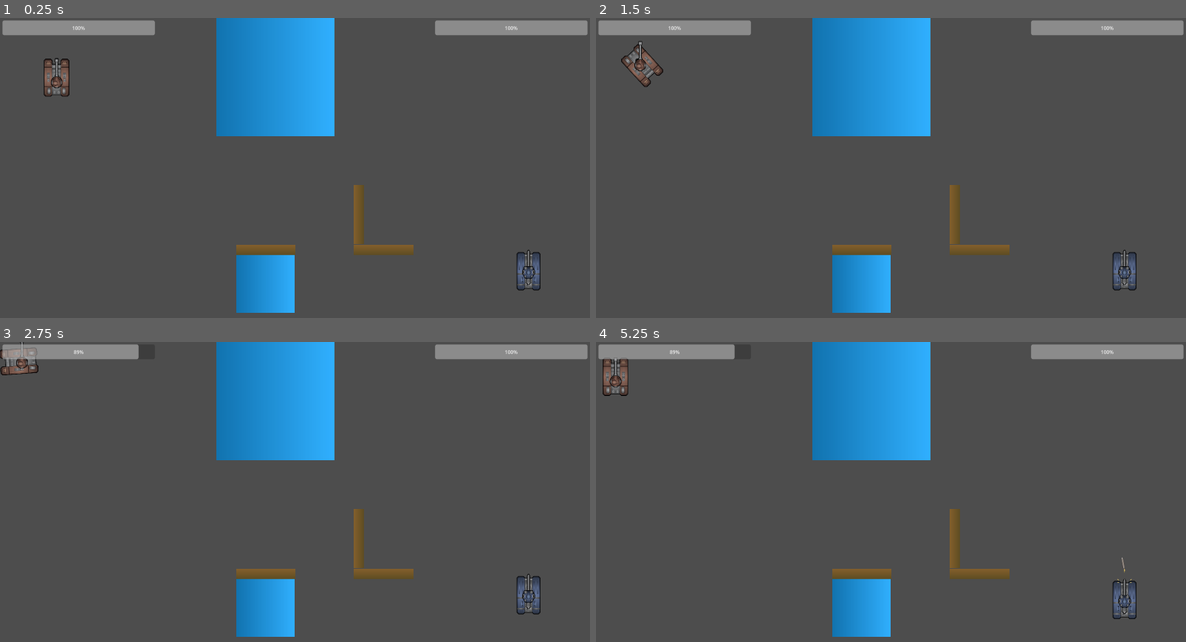
Above: before the commit, frames 1-4 (two rows, left to right).
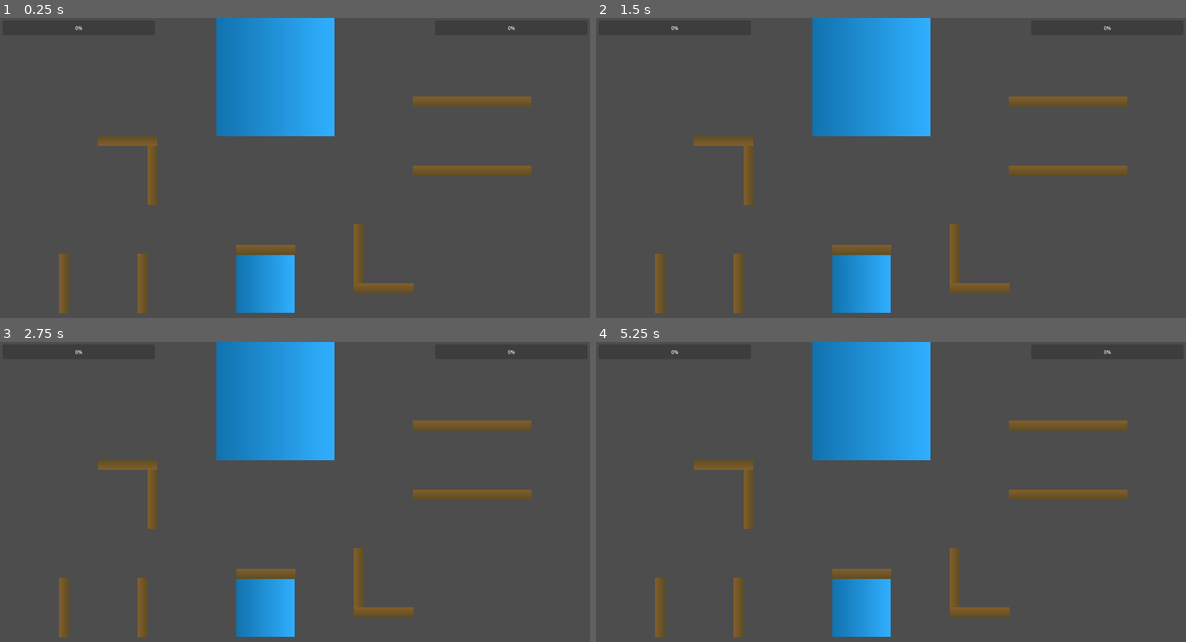
Above: after the commit, the same moments.

Repository: tinao-alt/Miko
Game: Godot game, scene res://battle_arena.tscn
Same seed, same stepped clock (60 frames per second), same inputs: the game is played once before the commit and once after it.
Inputs:
- Up to frame 1 (0.25 s): no input
- Up to frame 2 (1.5 s): tap Enter at 0.5 s; hold D (p1_right) 0.53-1.28 s; tap G (p1_aim_left) at 0.6 s; hold S (p1_backward) from 1.28 s (still down); tap J (p1_aim_right) at 1.35 s
- Up to frame 3 (2.75 s): release S (p1_backward) at 2.03 s; hold D (p1_right) from 2.03 s (still down); hold H (p1_fire) from 2.03 s (still down)
- Up to frame 4 (5.25 s): release D (p1_right) at 2.78 s; release H (p1_fire) at 2.78 s; hold W (p1_forward) 2.78-3.53 s; tap Keypad 1 (p2_aim_left) at 2.85 s; tap Space at 3.5 s; hold A (p1_left) 3.53-5.03 s; tap Keypad 3 (p2_aim_right) at 3.6 s; tap Down (p2_backward) at 4.35 s; hold S (p1_backward) from 5.03 s (still down); hold Keypad 2 (p2_fire) from 5.03 s (still down)

The runs differ from the first frame. In frame 1, 7.0% of the frame differs, in the area x 0-100%, y 0-99%; in frame 2, 7.0%; in frame 3, 6.7%; in frame 4, 6.9%.

Commit message:
small changes

Diff:
--- a/battle-bots/battle_arena.tscn
+++ b/battle-bots/battle_arena.tscn
@@ -1,7 +1,4 @@
-[gd_scene load_steps=10 format=3 uid="uid://baf1xatkw0m7f"]
-
-[ext_resource type="PackedScene" uid="uid://06e6atf0kips" path="res://tank1/tank.tscn" id="1_4t7g4"]
-[ext_resource type="PackedScene" uid="uid://dueedj5r8vdo2" path="res://tank2/tank.tscn" id="2_70rpv"]
+[gd_scene load_steps=8 format=3 uid="uid://baf1xatkw0m7f"]
 
 [sub_resource type="WorldBoundaryShape2D" id="WorldBoundaryShape2D_70rpv"]
 
@@ -108,7 +105,7 @@
 texture = SubResource("GradientTexture2D_bx1f6")
 
 [node name="Wall2" type="StaticBody2D" parent="Walls"]
-position = Vector2(1248, 755)
+position = Vector2(1248, 880)
 rotation = 1.5707964
 scale = Vector2(0.25, 1.5)
 collision_layer = 4
@@ -124,7 +121,7 @@
 texture = SubResource("GradientTexture2D_bx1f6")
 
 [node name="Wall3" type="StaticBody2D" parent="Walls"]
-position = Vector2(1168, 640)
+position = Vector2(1168, 768)
 scale = Vector2(0.25, 1.5)
 collision_layer = 4
 collision_mask = 3
@@ -134,6 +131,131 @@
 shape = SubResource("RectangleShape2D_bx1f6")
 
 [node name="Sprite2D" type="Sprite2D" parent="Walls/Wall3"]
+position = Vector2(-6.1035156e-05, -0.5)
+scale = Vector2(1.9999981, 2.015625)
+texture = SubResource("GradientTexture2D_bx1f6")
+
+[node name="Wall4" type="StaticBody2D" parent="Walls"]
+position = Vector2(495.99994, 512)
+scale = Vector2(0.25, 1.5)
+collision_layer = 4
+collision_mask = 3
+metadata/_edit_group_ = true
+
+[node name="CollisionShape2D" type="CollisionShape2D" parent="Walls/Wall4"]
+shape = SubResource("RectangleShape2D_bx1f6")
+
+[node name="Sprite2D" type="Sprite2D" parent="Walls/Wall4"]
+position = Vector2(-6.1035156e-05, -0.5)
+scale = Vector2(1.9999981, 2.015625)
+texture = SubResource("GradientTexture2D_bx1f6")
+
+[node name="Wall5" type="StaticBody2D" parent="Walls"]
+position = Vector2(416, 400)
+rotation = -1.5707964
+scale = Vector2(0.25, 1.5)
+collision_layer = 4
+collision_mask = 3
+metadata/_edit_group_ = true
+
+[node name="CollisionShape2D" type="CollisionShape2D" parent="Walls/Wall5"]
+shape = SubResource("RectangleShape2D_bx1f6")
+
+[node name="Sprite2D" type="Sprite2D" parent="Walls/Wall5"]
+position = Vector2(-6.1035156e-05, -0.5)
+scale = Vector2(1.9999981, 2.015625)
+texture = SubResource("GradientTexture2D_bx1f6")
+
+[node name="Wall6" type="StaticBody2D" parent="Walls"]
+position = Vector2(1440, 496)
+rotation = 1.5707964
+scale = Vector2(0.25, 1.5)
+collision_layer = 4
+collision_mask = 3
+metadata/_edit_group_ = true
+
+[node name="CollisionShape2D" type="CollisionShape2D" parent="Walls/Wall6"]
+shape = SubResource("RectangleShape2D_bx1f6")
+
+[node name="Sprite2D" type="Sprite2D" parent="Walls/Wall6"]
+position = Vector2(-6.1035156e-05, -0.5)
+scale = Vector2(1.9999981, 2.015625)
+texture = SubResource("GradientTexture2D_bx1f6")
+
+[node name="Wall7" type="StaticBody2D" parent="Walls"]
+position = Vector2(1632, 496)
+rotation = 1.5707964
+scale = Vector2(0.25, 1.5)
+collision_layer = 4
+collision_mask = 3
+metadata/_edit_group_ = true
+
+[node name="CollisionShape2D" type="CollisionShape2D" parent="Walls/Wall7"]
+shape = SubResource("RectangleShape2D_bx1f6")
+
+[node name="Sprite2D" type="Sprite2D" parent="Walls/Wall7"]
+position = Vector2(-6.1035156e-05, -0.5)
+scale = Vector2(1.9999981, 2.015625)
+texture = SubResource("GradientTexture2D_bx1f6")
+
+[node name="Wall8" type="StaticBody2D" parent="Walls"]
+position = Vector2(1440, 272)
+rotation = 1.5707964
+scale = Vector2(0.25, 1.5)
+collision_layer = 4
+collision_mask = 3
+metadata/_edit_group_ = true
+
+[node name="CollisionShape2D" type="CollisionShape2D" parent="Walls/Wall8"]
+shape = SubResource("RectangleShape2D_bx1f6")
+
+[node name="Sprite2D" type="Sprite2D" parent="Walls/Wall8"]
+position = Vector2(-6.1035156e-05, -0.5)
+scale = Vector2(1.9999981, 2.015625)
+texture = SubResource("GradientTexture2D_bx1f6")
+
+[node name="Wall9" type="StaticBody2D" parent="Walls"]
+position = Vector2(1632, 272)
+rotation = 1.5707964
+scale = Vector2(0.25, 1.5)
+collision_layer = 4
+collision_mask = 3
+metadata/_edit_group_ = true
+
+[node name="CollisionShape2D" type="CollisionShape2D" parent="Walls/Wall9"]
+shape = SubResource("RectangleShape2D_bx1f6")
+
+[node name="Sprite2D" type="Sprite2D" parent="Walls/Wall9"]
+position = Vector2(-6.1035156e-05, -0.5)
+scale = Vector2(1.9999981, 2.015625)
+texture = SubResource("GradientTexture2D_bx1f6")
+
+[node name="Wall10" type="StaticBody2D" parent="Walls"]
+position = Vector2(208, 865)
+scale = Vector2(0.25, 1.5)
+collision_layer = 4
+collision_mask = 3
+metadata/_edit_group_ = true
+
+[node name="CollisionShape2D" type="CollisionShape2D" parent="Walls/Wall10"]
+shape = SubResource("RectangleShape2D_bx1f6")
+
+[node name="Sprite2D" type="Sprite2D" parent="Walls/Wall10"]
+position = Vector2(-6.1035156e-05, -0.5)
+scale = Vector2(1.9999981, 2.015625)
+texture = SubResource("GradientTexture2D_bx1f6")
+
+[node name="Wall11" type="StaticBody2D" parent="Walls"]
+position = Vector2(464, 865)
+scale = Vector2(0.25, 1.5)
+collision_layer = 4
+collision_mask = 3
+metadata/_edit_group_ = true
+
+[node name="CollisionShape2D" type="CollisionShape2D" parent="Walls/Wall11"]
+shape = SubResource("RectangleShape2D_bx1f6")
+
+[node name="Sprite2D" type="Sprite2D" parent="Walls/Wall11"]
 position = Vector2(-6.1035156e-05, -0.5)
 scale = Vector2(1.9999981, 2.015625)
 texture = SubResource("GradientTexture2D_bx1f6")
@@ -153,13 +275,3 @@
 offset_right = 1912.0
 offset_bottom = 56.0
 fill_mode = 1
-
-[node name="Tank" parent="." node_paths=PackedStringArray("_health_bar", "_enemy") instance=ExtResource("1_4t7g4")]
-position = Vector2(184, 192)
-_health_bar = NodePath("../CanvasLayer/HealthBar1")
-_enemy = NodePath("../Tank2")
-
-[node name="Tank2" parent="." node_paths=PackedStringArray("_health_bar", "_enemy") instance=ExtResource("2_70rpv")]
-position = Vector2(1720, 824)
-_health_bar = NodePath("../CanvasLayer/HealthBar2")
-_enemy = NodePath("../Tank")
--- a/battle-bots/scenes/armour_piercing.tscn
+++ b/battle-bots/scenes/armour_piercing.tscn
@@ -11,9 +11,6 @@
 collision_layer = 2
 collision_mask = 7
 script = ExtResource("1_c7gho")
-speed_mult = null
-damage_mult = null
-pierce_depth_mult = null
 metadata/_edit_group_ = true
 
 [node name="CollisionShape2D" type="CollisionShape2D" parent="."]
--- a/battle-bots/tank1/armour_piercing.tscn
+++ b/battle-bots/tank1/armour_piercing.tscn
@@ -11,9 +11,6 @@
 collision_layer = 2
 collision_mask = 7
 script = ExtResource("1_56b87")
-speed_mult = null
-damage_mult = null
-pierce_depth_mult = null
 metadata/_edit_group_ = true
 
 [node name="CollisionShape2D" type="CollisionShape2D" parent="."]
--- a/battle-bots/tank1/high_explosive.tscn
+++ b/battle-bots/tank1/high_explosive.tscn
@@ -11,9 +11,6 @@
 collision_layer = 2
 collision_mask = 7
 script = ExtResource("1_kqeq3")
-speed_mult = 0.9
-damage_mult = 1.3
-explosion_range_mult = 2.0
 
 [node name="CollisionShape2D" type="CollisionShape2D" parent="."]
 rotation = 1.5707964
--- a/battle-bots/tank1/tank.tscn
+++ b/battle-bots/tank1/tank.tscn
@@ -1,9 +1,9 @@
 [gd_scene load_steps=13 format=3 uid="uid://06e6atf0kips"]
 
 [ext_resource type="Script" uid="uid://dwyg4d10t0asi" path="res://scripts/tank.gd" id="1_bdelw"]
-[ext_resource type="Texture2D" uid="uid://cgso1ef2p8iyp" path="res://images/Hulls_Color_A/Hull_01.png" id="2_bdelw"]
+[ext_resource type="Texture2D" uid="uid://c0tjb662gj3u0" path="res://images/Hulls_Color_C/Hull_02.png" id="2_bdelw"]
 [ext_resource type="Script" uid="uid://bbna55n1n1apv" path="res://scripts/gun.gd" id="3_s8op0"]
-[ext_resource type="Texture2D" uid="uid://cqgnjd0ctbm0l" path="res://images/Weapon_Color_A/Gun_05.png" id="4_bdelw"]
+[ext_resource type="Texture2D" uid="uid://d1bmlgxt5ky2t" path="res://images/Weapon_Color_C/Gun_01.png" id="4_11qxq"]
 [ext_resource type="Texture2D" uid="uid://maokuxmm7dcy" path="res://images/Effects/Flash_A_01-Sheet.png" id="5_ssu11"]
 
 [sub_resource type="RectangleShape2D" id="RectangleShape2D_n8o8f"]
@@ -62,9 +62,6 @@
 collision_mask = 13
 motion_mode = 1
 script = ExtResource("1_bdelw")
-speed_mult = 1.3
-rotation_speed_mult = 1.6
-health_mult = 2.8
 metadata/_edit_group_ = true
 
 [node name="CollisionShape2D" type="CollisionShape2D" parent="."]
@@ -77,14 +74,10 @@
 [node name="Gun" type="Node2D" parent="."]
 position = Vector2(0, 24)
 script = ExtResource("3_s8op0")
-rotation_speed_mult = 1.4000000000000001
-reload_speed_mult = 1.5
-distance_mult = 0.9
-shell_type = 2
 
 [node name="Gun Sprite" type="Sprite2D" parent="Gun"]
 position = Vector2(0, -48)
-texture = ExtResource("4_bdelw")
+texture = ExtResource("4_11qxq")
 
 [node name="Cooldown Timer" type="Timer" parent="Gun"]
 process_callback = 0
--- a/battle-bots/tank2/armour_piercing.tscn
+++ b/battle-bots/tank2/armour_piercing.tscn
@@ -11,9 +11,6 @@
 collision_layer = 2
 collision_mask = 7
 script = ExtResource("1_5dsjy")
-speed_mult = null
-damage_mult = null
-pierce_depth_mult = null
 metadata/_edit_group_ = true
 
 [node name="CollisionShape2D" type="CollisionShape2D" parent="."]
--- a/battle-bots/tank2/guided_missile.tscn
+++ b/battle-bots/tank2/guided_missile.tscn
@@ -11,9 +11,6 @@
 collision_layer = 2
 collision_mask = 7
 script = ExtResource("1_m26p8")
-speed_mult = 1.1
-damage_mult = 1.1
-homing_strength_mult = 2.4
 
 [node name="CollisionShape2D" type="CollisionShape2D" parent="."]
 rotation = 1.5707964
--- a/battle-bots/tank2/tank.tscn
+++ b/battle-bots/tank2/tank.tscn
@@ -1,9 +1,9 @@
 [gd_scene load_steps=13 format=3 uid="uid://dueedj5r8vdo2"]
 
 [ext_resource type="Script" uid="uid://dwyg4d10t0asi" path="res://scripts/tank.gd" id="1_hjbhq"]
-[ext_resource type="Texture2D" uid="uid://1akt1h44g2nw" path="res://images/Hulls_Color_D/Hull_06.png" id="2_hjbhq"]
+[ext_resource type="Texture2D" uid="uid://c0tjb662gj3u0" path="res://images/Hulls_Color_C/Hull_02.png" id="2_hjbhq"]
 [ext_resource type="Script" uid="uid://bbna55n1n1apv" path="res://scripts/gun.gd" id="3_4xnqb"]
-[ext_resource type="Texture2D" uid="uid://xri2psfim58c" path="res://images/Weapon_Color_D/Gun_02.png" id="4_eqyel"]
+[ext_resource type="Texture2D" uid="uid://d1bmlgxt5ky2t" path="res://images/Weapon_Color_C/Gun_01.png" id="4_eqyel"]
 [ext_resource type="Texture2D" uid="uid://maokuxmm7dcy" path="res://images/Effects/Flash_A_01-Sheet.png" id="5_tdlay"]
 
 [sub_resource type="RectangleShape2D" id="RectangleShape2D_n8o8f"]
@@ -62,10 +62,6 @@
 collision_mask = 13
 motion_mode = 1
 script = ExtResource("1_hjbhq")
-player = 2
-speed_mult = 1.3
-rotation_speed_mult = 1.5
-health_mult = 2.8
 metadata/_edit_group_ = true
 
 [node name="CollisionShape2D" type="CollisionShape2D" parent="."]
@@ -78,10 +74,6 @@
 [node name="Gun" type="Node2D" parent="."]
 position = Vector2(0, 24)
 script = ExtResource("3_4xnqb")
-rotation_speed_mult = 1.3
-reload_speed_mult = 1.4000000000000001
-distance_mult = 2.1
-shell_type = 1
 
 [node name="Gun Sprite" type="Sprite2D" parent="Gun"]
 position = Vector2(0, -48)
